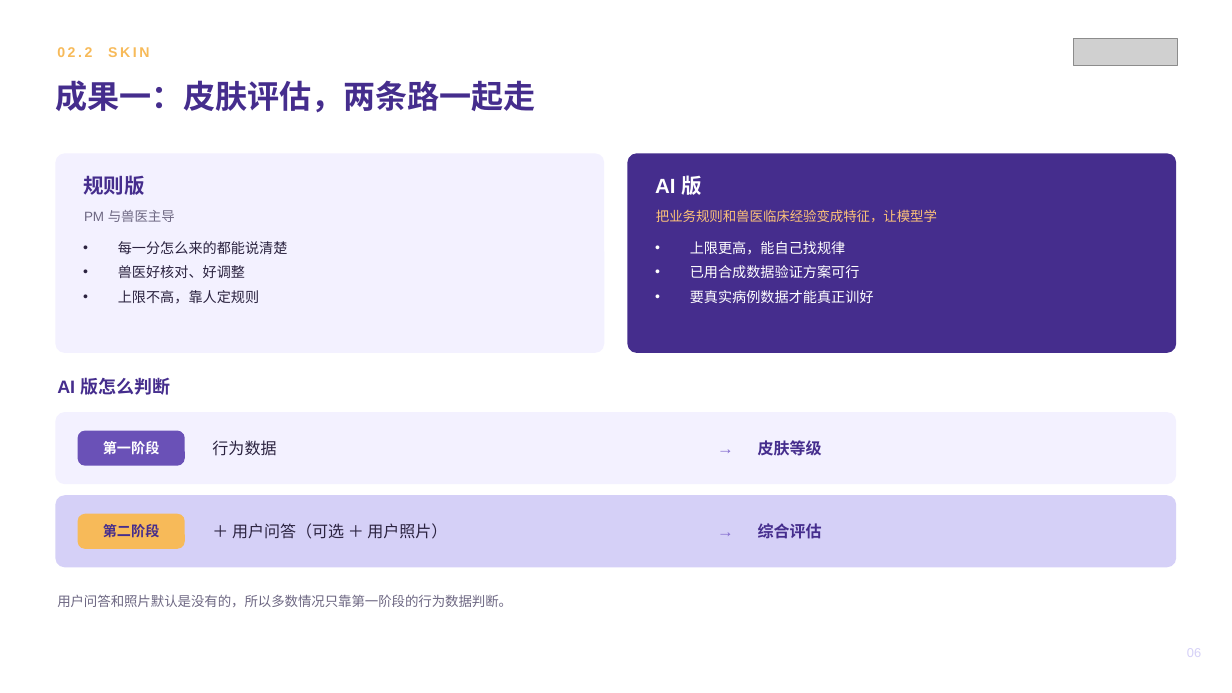
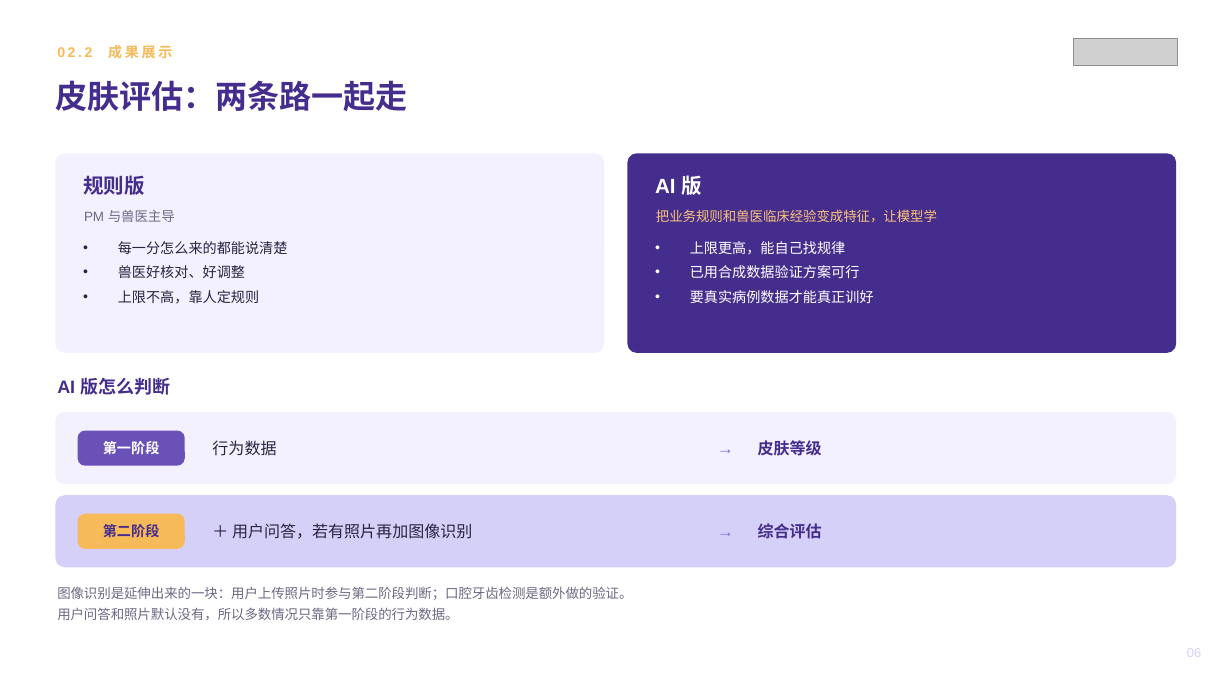
Before and after one commit to zhuyetuo/workplace_soft_skills, a slide deck: slide 6 of 转正述职/转正述职报告-Toky.pptx. Drawn at 1232x693 pixels with LibreOffice and Linux fonts; fonts in the diff are those of the drawing; grey boxes stand for pictures. Boxes give left, top, right and bottom in pixels: in the first picture for what was removed or moved away, otherwise in the second. Text is boxed around its words. In the diff, an @@ line names an element or a change of style, - is before the commit and + after.

```diff
--- a/转正述职/转正述职报告-Toky.pptx
+++ b/转正述职/转正述职报告-Toky.pptx
@@ text at bbox=[57, 45, 172, 59]: text changed @@
-02.2 SKIN
+02.2 成果展示
@@ text at bbox=[55, 80, 407, 111]: text changed @@
-成果一：皮肤评估，两条路一起走
+皮肤评估：两条路一起走
@@ text at bbox=[232, 523, 472, 539]: text changed @@
-＋ 用户问答（可选 ＋ 用户照片）
+＋ 用户问答，若有照片再加图像识别
@@ text at bbox=[57, 586, 632, 620]: text changed @@
-用户问答和照片默认是没有的，所以多数情况只靠第一阶段的行为数据判断。
+图像识别是延伸出来的一块：用户上传照片时参与第二阶段判断；口腔牙齿检测是额外做的验证。
+用户问答和照片默认没有，所以多数情况只靠第一阶段的行为数据。
@@ text "图像识别是延伸出来的一块：用户上传照片时参与第二阶段判断；口腔牙齿检测是额外做的验证。" at bbox=[57, 586, 632, 620]: vertical alignment middle to top @@
```
Also in this commit, not shown: 6 other slides changed, 1 slide added, 2 slides removed, 2 other files.
